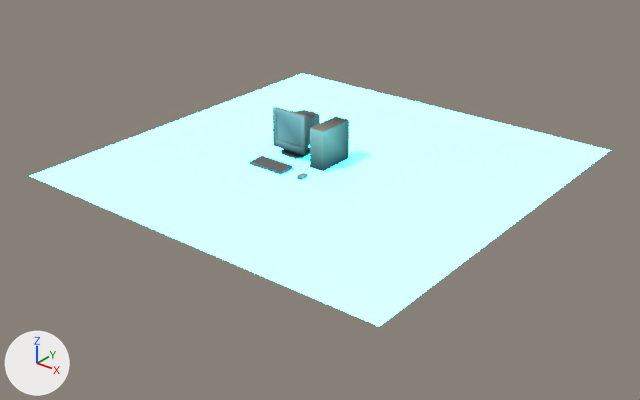
The Blender file experiments/43_ps1_style_low_poly_models/ps1_style_low_poly_vertex_painting.blend, before and after one commit.
Rendered twice from a 50 mm camera at (24.3, -31.1, 17.1) aimed at (0.6, -1.5, -1.2). The lights are fixed; the arrows at lower left show +X, +Y and +Z. The older version comes first.

The first picture shows 'Grid', 'keyboard', 'monitor screen', 'pc tower' and 2 more.
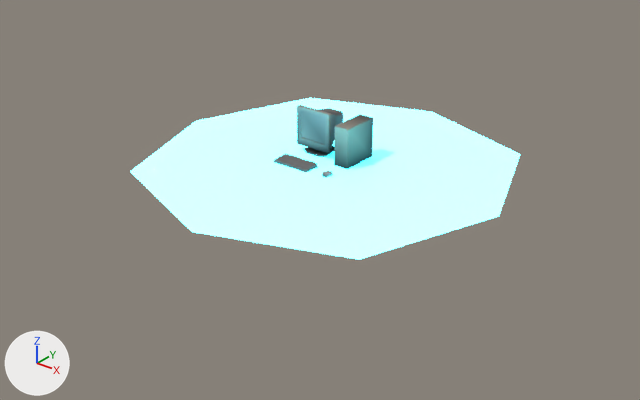
What the commit changed:
Object 'Grid' (ob_grid) has a SUBSURF modifier named 'Subdivision'.
Modifier setting removed (it was subdivision_type = 'SIMPLE').
Modifier setting removed (it was levels = 4).
On modifier 'Subdivision' of object 'Grid' (ob_grid), render_levels goes from 4 to 1.
Object 'pc tower' (ob_pc_tower) moves from (0.0, 0.0, 1.0) to (0.75, 0.92, 1.0).
Object 'monitor screen' (ob_monitor_screen) moves from (-2.0, 0.33, 1.34) to (-1.25, 1.25, 1.34).
Object 'keyboard' (ob_keyboard) moves from (-1.9, -2.16, 0.0) to (-1.15, -1.23, 0.0).

Boxes (x1, y1, x2, y2) around the edits, measured in the pictures (640 x 400 px):
'Grid', modifiers changed (33% narrower, 36% shorter): before (30, 73, 611, 327); after (130, 98, 520, 260)
'pc tower', moved: before (310, 116, 349, 171); after (334, 115, 373, 169)
'monitor screen', moved: before (273, 107, 320, 155); after (297, 105, 343, 153)
'keyboard', moved: before (249, 156, 293, 175); after (274, 153, 317, 172)
